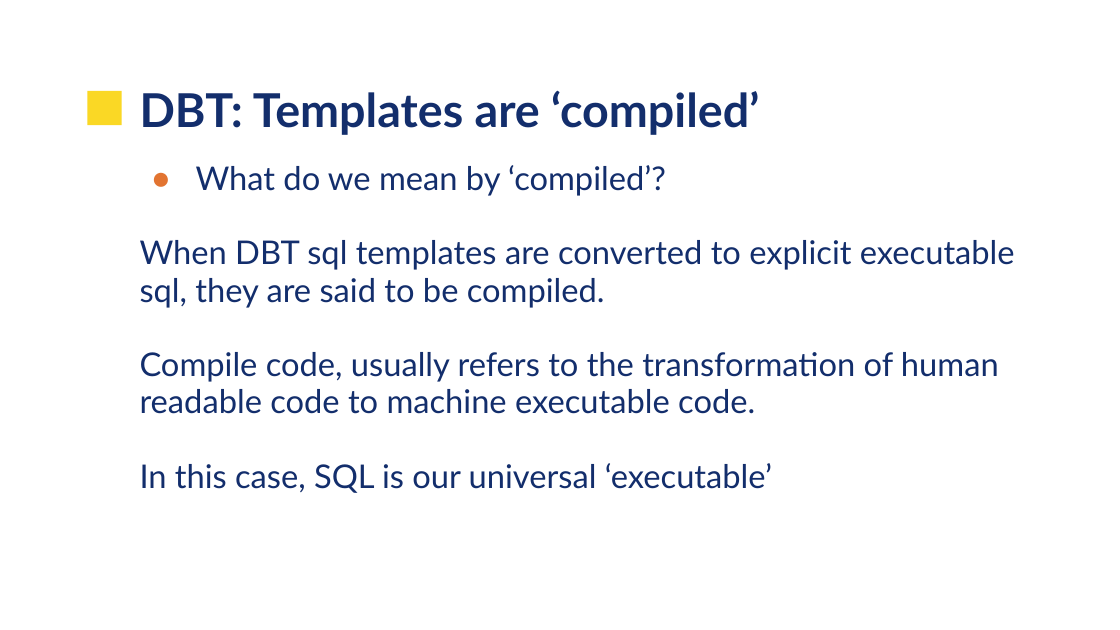
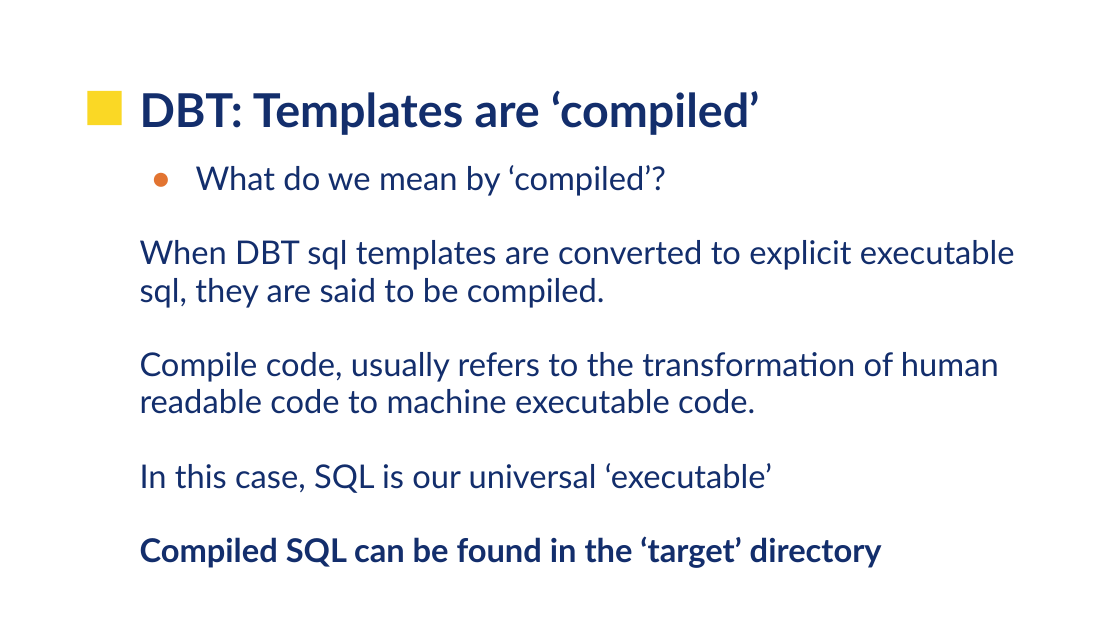
Before and after one commit to UVADS/data_engineering, a slide deck: slide 13 of 11_data_build_tool/UVA-DBT.pptx (slide 8 before the commit). Drawn at 1120x630 pixels with LibreOffice and Linux fonts; fonts in the diff are those of the drawing; background and template pictures are left out. Boxes give left, top, right and bottom in pixels: in the first picture for what was removed or moved away, otherwise in the second. Text is boxed around its words. In the diff, an @@ line names an element or a change of style, - is before the commit and + after.

```diff
--- a/11_data_build_tool/UVA-DBT.pptx
+++ b/11_data_build_tool/UVA-DBT.pptx
@@ text at bbox=[140, 536, 882, 568]: paragraph added @@
+Compiled SQL can be found in the ‘target’ directory
```
Also in this commit, not shown: 4 other slides changed, 9 slides added, 5 slides removed.
